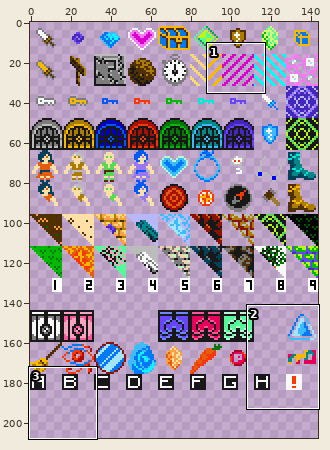
A sprite sheet gets an edit: TilesetImages/tileset_item.png. The first picture is a wide view before the edit; the outline marks the close-up.
Close-up. First the earlier version:
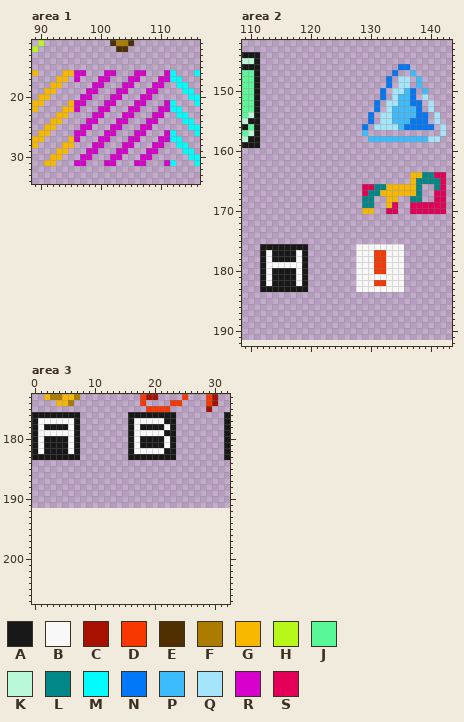
The file is 144x192 pixels. Colours within 5 levels of each other are drawn and written as one. Shown: area 1: x 89..116, y 11..34; area 2: x 109..143, y 142..192; area 3: x 0..32, y 173..207. The old version is drawn lined up with the new one, on the new canvas.
Palette (. is transparent): A #181818  B #f8f8f8  C #a81000  D #f83800  E #503000  F #ac7c00  G #f8b800  H #b8f818  J #58f898  K #b8f8d8  L #008888  M #00fcfc  N #0078f8  P #3cbcfc  Q #a4e4fc  R #d800cc  S #e40058
Pixels before, area 1, first column x 89:
11 .H...........EFFE...........
12 H.............EE............
13 ............................
14 ............................
15 ............................
16 G....GGRR...RR...RR...RM...M
17 ....GG.R...RR...RR...RRMM...
18 ...GG.....RR...RR...RR..MM..
19 ..GG.....RR...RR...RR....MM.
20 .GG.....RR...RR...RR......MM
21 GG....GRR...RR...RR...RM...M
22 G....GGR...RR...RR...RRMM...
23 ....GG....RR...RR...RR..MM..
24 ...GG....RR...RR...RR....MM.
25 ..GG....RR...RR...RR......MM
26 .GG....RR...RR...RR...RM...M
27 GG....GR...RR...RR...RRMM...
28 G....GG...RR...RR...RR..MM..
29 ....GG...RR...RR...RR....MM.
30 ...GG...RR...RR...RR......MM
31 ..GG...RR...RR...RR...RM...M
Pixels before, area 2, first column x 109:
144 AAA...............................
145 KKA...............................
146 AAA.......................NN......
147 JJA......................N..P.....
148 JJA.....................N.QQ.P....
149 JJA.....................N.QQ.P....
150 JJA....................N.QQPN.P...
151 JJA....................N.QPPN.Q...
152 JJA...................N.QQPPNN.Q..
153 JJA...................N.QPPPPN.Q..
154 JKA..................N.QQPPPPNN.Q.
155 KAA..................N.QQPPPNNN.Q.
156 AJA.................N.QQQQPNNNNN.Q
157 JKA.................P............Q
158 KAA..................PPPPPPPPPPQQ.
159 AAA...............................
160 ..................................
161 ..................................
162 ..................................
163 ..................................
164 ............................GGLLSS
165 ............................GLLLLS
166 ....................SSLLGGGGGL..LS
167 ....................SLLGGGGGGL..SS
168 ....................LL..GG..LL..SS
169 ....................LL..GS..SSSSSS
170 ....................GG..SS..SSSSSS
171 ..................................
172 ..................................
173 ..................................
174 ..................................
175 ..................................
176 ...AAAAAAAA........BBBBBBBB.......
177 ...ABAAAABA........BBBDDBBB.......
178 ...ABAAAABA........BBBDDBBB.......
179 ...ABBBBBBA........BBBDDBBB.......
180 ...ABAAAABA........BBBDDBBB.......
181 ...ABAAAABA........BBBBBBBB.......
182 ...ABAAAABA........BBBDDBBB.......
183 ...AAAAAAAA........BBBBBBBB.......
Pixels before, area 3, first column x 0:
173 ..GFFGGF..........DCC....D...DC..
174 ....GGF...........D....DD....DC..
175 ...................DDDD......C...
176 AAAAAAAA........AAAAAAAA........A
177 ABBBBBBA........ABBBBBAA........A
178 ABAAAABA........ABAAAABA........A
179 ABBBBBBA........ABBBBBAA........A
180 ABAAAABA........ABAAAABA........A
181 ABAAAABA........ABAAAABA........A
182 ABAAAABA........ABBBBBAA........A
183 AAAAAAAA........AAAAAAAA........A
And afterwards:
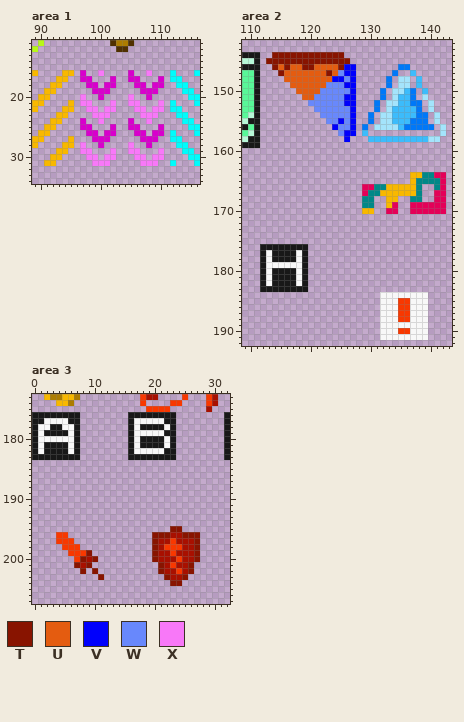
Colours new in this view: T #881400  U #e45c10  V #0000fc  W #6888fc  X #f878f8
Message: Add files via upload Updated items sheet provided via Discord.
The edit:
canvas 144x192 -> 144x208
Changed rows in their new state; - is an unchanged pixel.
Area 1:
first column x 96:
16 .---X..--R..X--.
17 .RR-..R--------.
18 --R-.RR-..RR----
19 --.-RR-..--R----
20 -X.-R-..-X-.----
21 .XX--.X--XX.--X.
22 .-XX.XX--.XX-XX.
23 ---XXX--..-XXX.-
24 -R..X--..R--X.--
25 -------.-RR..-R-
26 ..RR---------RR.
27 .--R-----..RRR..
28 -X-.----.X--R..-
29 -XX.--X..XX-..X-
30 -.XX-XX.--XX.XX-
31 ..-XXX.---.XXX-.
Area 2:
first column x 113:
144 -TTTTTTTTTTTT--
145 TTTTTTTTTTTTTT-
146 -TUTUUTTUUUUTVV
147 --TUUUUUUUTUWVV
148 ---UUUUUUUUVVWV
149 ----UUUUUUWWWVV
150 -----UUUUWWWWWV
151 ------UUWWWWWVV
152 -------WWWWWWVV
153 --------WWWWWWV
154 ---------WWWWWV
155 ----------WWVWV
156 -----------VWWV
157 ------------WVV
158 -------------V-
first column x 128:
176 ........----
177 ........----
178 ........----
179 ........----
180 ........----
181 ........----
182 ........----
183 ........----
184 ----BBBBBBBB
185 ----BBBDDBBB
186 ----BBBDDBBB
187 ----BBBDDBBB
188 ----BBBDDBBB
189 ----BBBBBBBB
190 ----BBBDDBBB
191 ----BBBBBBBB
Area 3:
first column x 1:
177 A----A
178 -B--B-
179 -AAAA-
180 -BBBB-
first column x 4:
195 -------------------TT---
196 DD--------------TTTCCTTT
197 DDD-------------TCCDCCCT
198 -DDD------------TCDDDCCT
199 --DDDT----------TCCDCCCT
200 ---DTCT---------TCCCDCCT
201 ---TCT-----------TCDCCT-
202 ----T-T----------TCCDCT-
203 -------T----------TCCT--
204 -------------------TT---
Changed places in both close-ups, as pixel boxes (x1, y1, x2, y2):
changed: (74, 70, 170, 166)
added: (266, 52, 356, 142)
changed: (356, 244, 428, 340)
changed: (38, 418, 74, 442)
added: (152, 526, 200, 586)
added: (56, 532, 104, 580)
